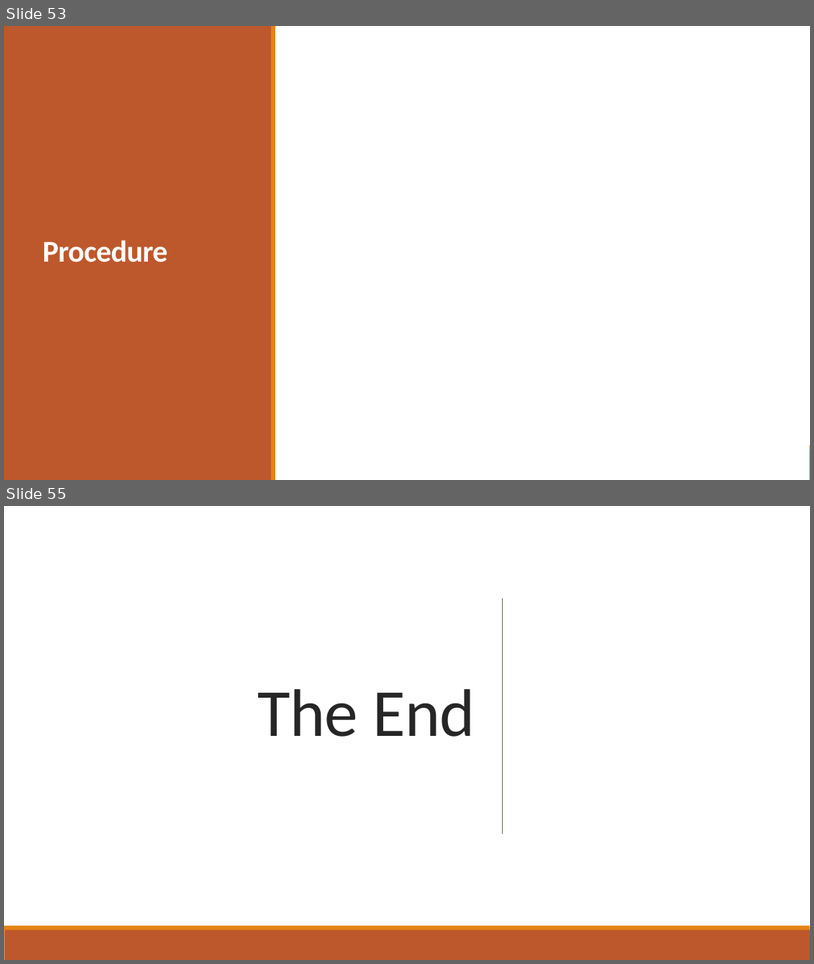
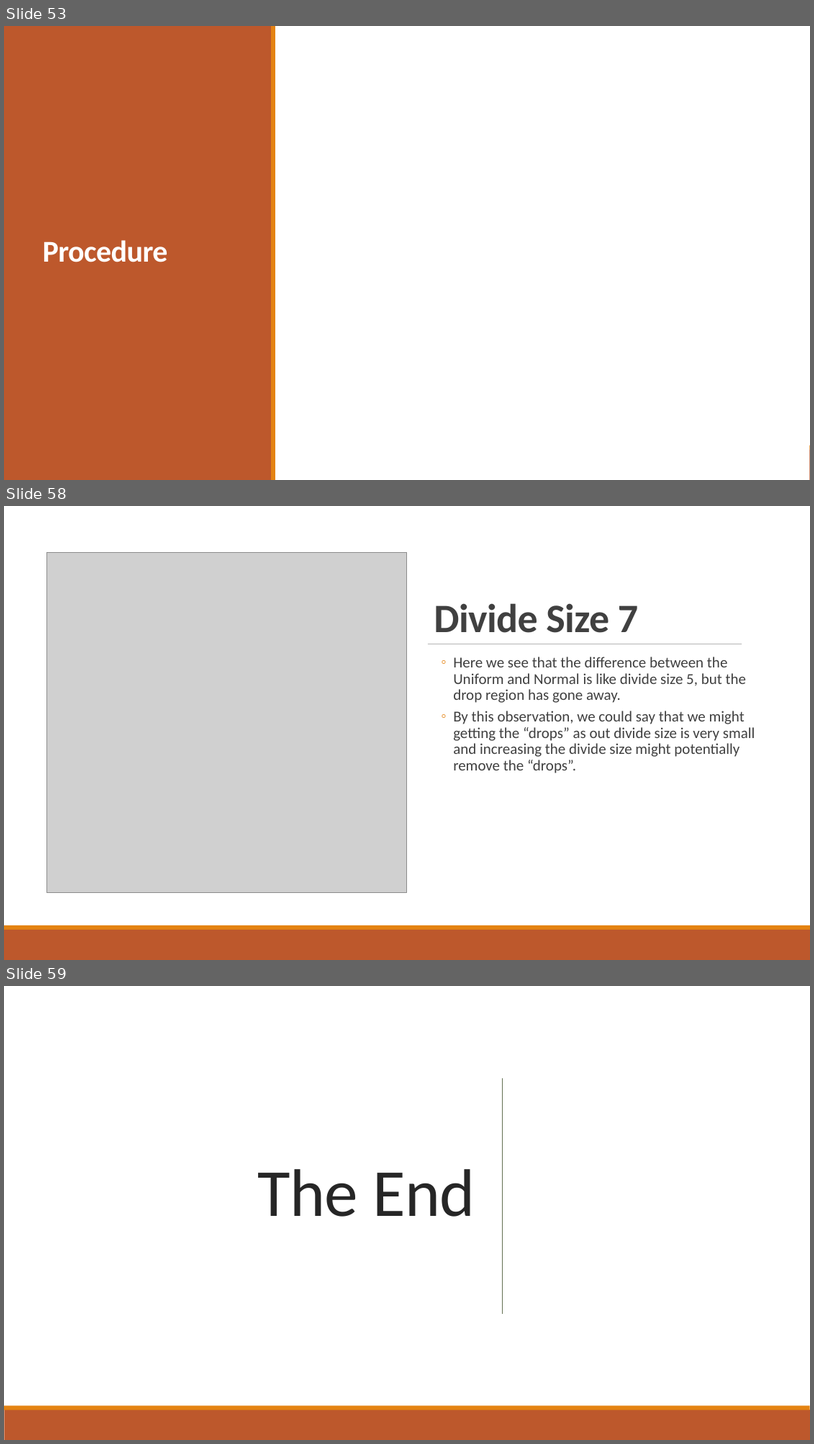
Before and after one commit to ayndp657/ALGORITHMLAB, a slide deck: Assignment 1/Assignment Presentation.pptx. Shown one above the other, each under a label of ours: slides 53 and 55 before the commit, slides 53, 58 and 59 after it; the slides between them are not shown. The pictures are 814x964 and 814x1444 pixels, drawn with LibreOffice and Linux fonts; fonts in the diff are those of the drawing; grey boxes stand for pictures. Boxes give left, top, right and bottom in pixels: in the first picture for what was removed or moved away, otherwise in the second. Text is boxed around its words. In the diff, an @@ line names an element or a change of style, - is before the commit and + after.

```diff
--- a/Assignment 1/Assignment Presentation.pptx
+++ b/Assignment 1/Assignment Presentation.pptx
@@ slide 58 added at <box>4,506,810,960</box>, background #FFFFFF @@
@@ rectangle added at <box>4,506,810,925</box>, fill #FFFFFF @@
@@ picture added at <box>46,552,407,892</box> @@
@@ title added at <box>434,603,638,633</box>, 48 pt, text #404040, bold @@
+Divide Size 7
@@ line added from (428, 644) to (743, 644), #808080 0.5 pt @@
@@ text added at <box>453,656,756,773</box>, 18 pt, text #404040 @@
+  ◦ Here we see that the difference between the Uniform and Normal is like divide size 5, but the drop region has gone away.
+  ◦ By this observation, we could say that we might getting the “drops” as out divide size is very small and increasing the divide size might potentially remove the “drops”.
@@ rectangle added at <box>4,925,810,929</box>, fill #E48312 @@
@@ rectangle added at <box>4,929,810,960</box>, fill #BD582C @@
@@ what was slide 55 is now slide 59 @@
```
Also in this commit, not shown: 1 slide changed, 3 other slides added, 9 other files.
